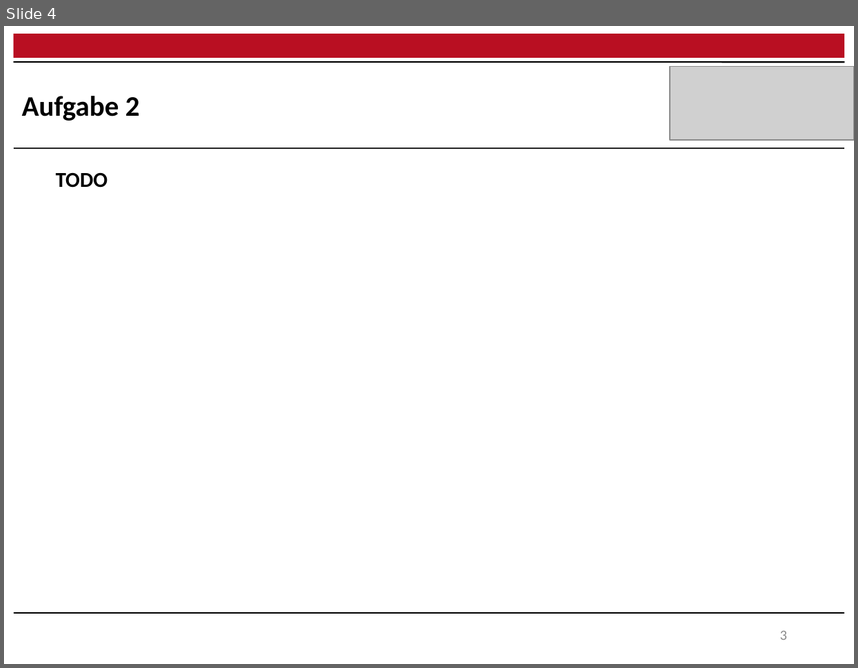
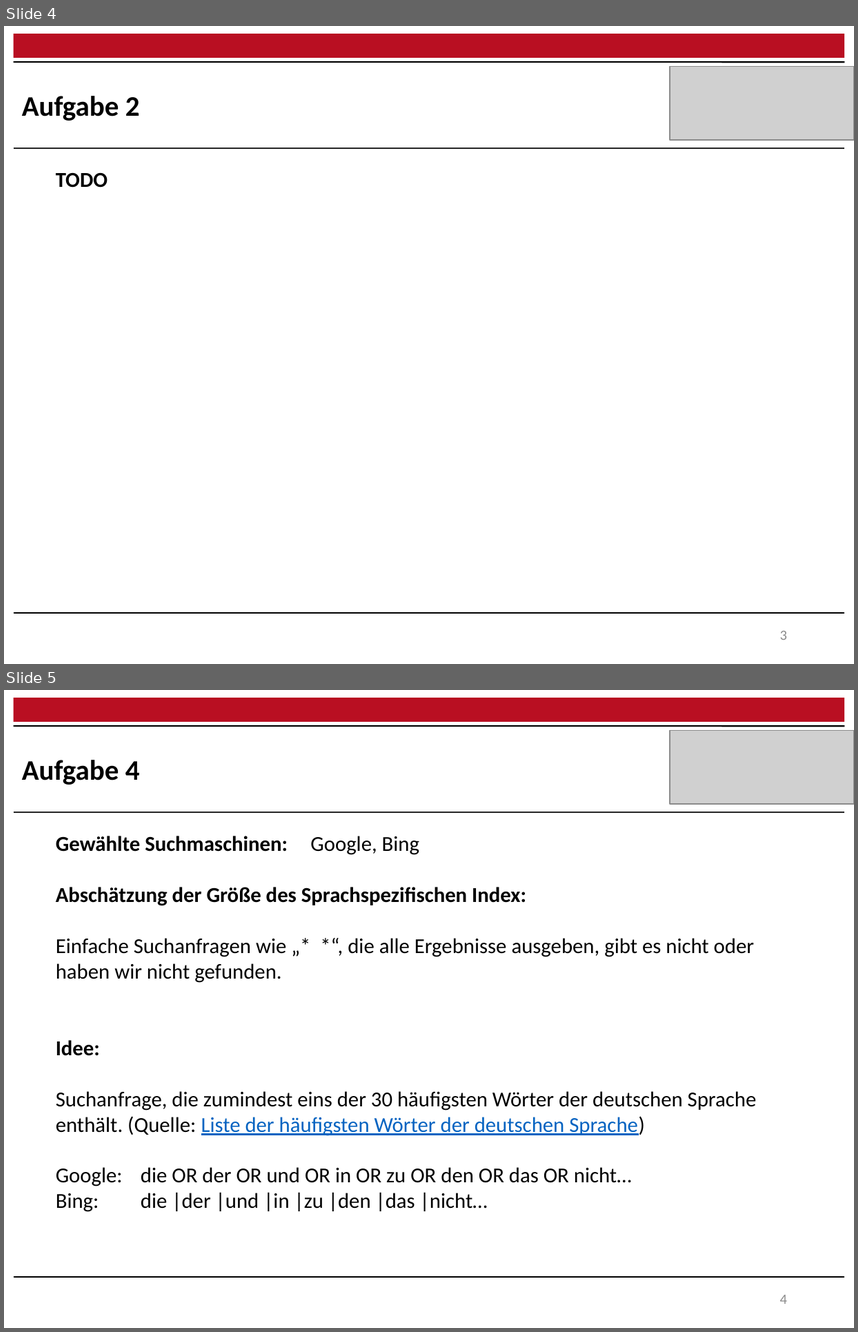
Before and after one commit to raQai/web-mining, a slide deck: ex2/ex2_results.pptx. Shown one above the other, each under a label of ours: slide 4 before the commit, slides 4 and 5 after it. The pictures are 858x668 and 858x1332 pixels, drawn with LibreOffice and Linux fonts; fonts in the diff are those of the drawing; grey boxes stand for pictures. Boxes give left, top, right and bottom in pixels: in the first picture for what was removed or moved away, otherwise in the second. Text is boxed around its words. In the diff, an @@ line names an element or a change of style, - is before the commit and + after.

```diff
--- a/ex2/ex2_results.pptx
+++ b/ex2/ex2_results.pptx
@@ slide 5 added at (4,690,854,1328), background #FFFFFF @@
@@ rectangle added at (14,698,844,722), fill #B90F22 @@
@@ line added from (14, 726) to (844, 726), #000000 1.2 pt @@
@@ picture added at (670,730,854,804) @@
@@ text added at (22,760,140,785), 24 pt, text #000000, bold @@
+Aufgabe 4
@@ line added from (14, 812) to (844, 812), #262626 0.75 pt @@
@@ text added at (56,836,757,1212), 18 pt, text #000000 @@
+Gewählte Suchmaschinen: Google, Bing
+Abschätzung der Größe des Sprachspezifischen Index:
+Einfache Suchanfragen wie „* *“, die alle Ergebnisse ausgeben, gibt es nicht oder haben wir nicht gefunden.
+Idee:
+Suchanfrage, die zumindest eins der 30 häufigsten Wörter der deutschen Sprache enthält. (Quelle: Liste der häufigsten Wörter der deutschen Sprache)
+Google: die OR der OR und OR in OR zu OR den OR das OR nicht…
+Bing: die |der |und |in |zu |den |das |nicht…
@@ line added from (14, 1276) to (844, 1276), #000000 1.2 pt @@
@@ page number added at (780,1294,787,1303), 12 pt, text #8C8C8C @@
+4
```
Also in this commit, not shown: 2 other slides added.
